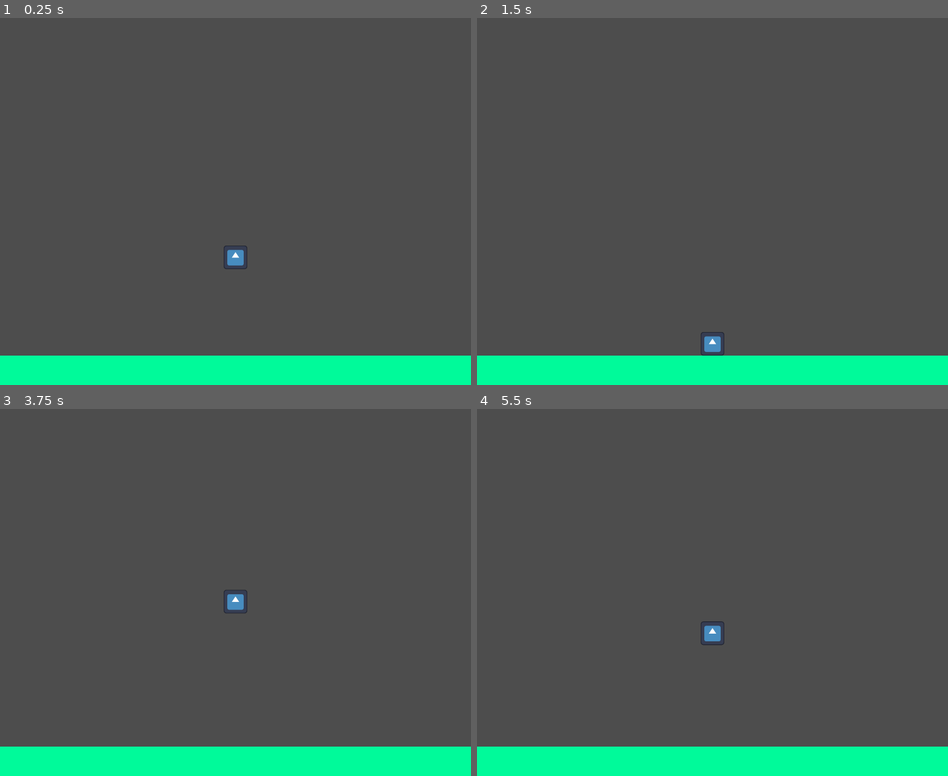
Above: before the commit, frames 1-4 (two rows, left to right).
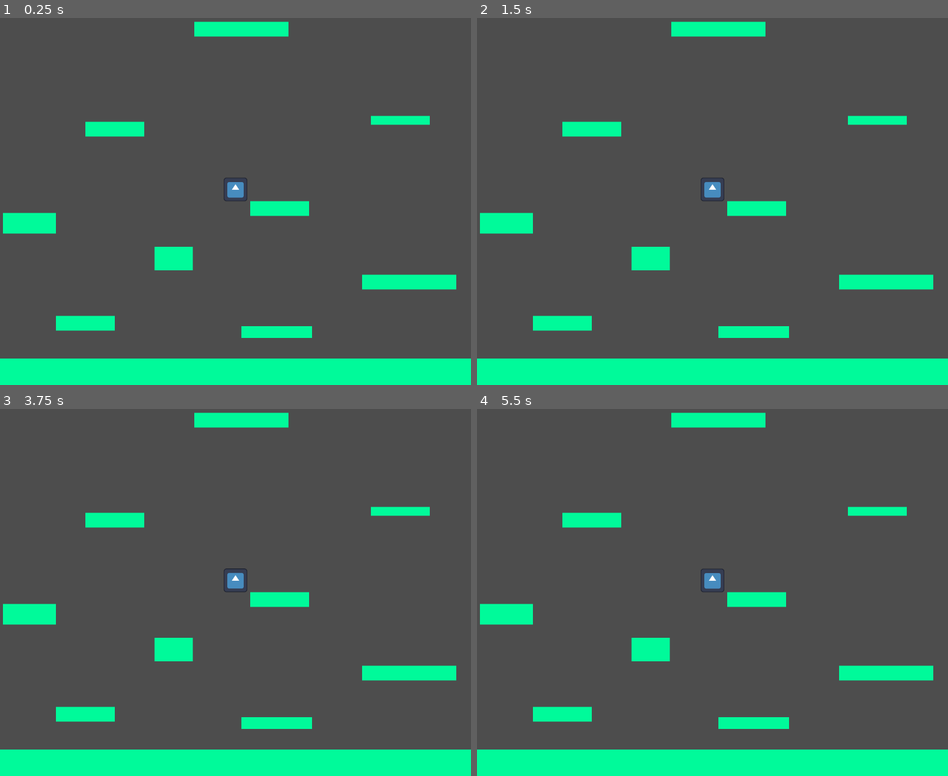
Above: after the commit, the same moments.

Repository: ArthurVayner/GameJam2026
Game: Godot game, scene res://Scenes/node_2d.tscn
Two runs of this game, one before a commit and one after it. Both use one fixed random seed, a clock stepped at 60 frames per second and the inputs below. The engine's default icon, where the game draws it, is replaced by a stand-in: a white triangle on a blue panel in a dark square.
Inputs:
- Up to frame 1 (0.25 s): no input
- Up to frame 2 (1.5 s): tap Enter (ui_accept) at 0.5 s; hold D (go_right) from 0.53 s (still down); tap W (jump) at 0.77 s
- Up to frame 3 (3.75 s): tap W (jump) at 1.52, 3.02 s; tap Enter (ui_accept) at 2, 3.5 s; release D (go_right) at 2.03 s; hold A (go_left) 2.03-2.78 s; hold D (go_right) from 2.78 s (still down)
- Up to frame 4 (5.5 s): tap W (jump) at 3.77, 4.52 s; release D (go_right) at 4.28 s; hold A (go_left) 4.28-5.03 s; tap Enter (ui_accept) at 5 s; hold D (go_right) from 5.03 s (still down)

The runs differ from the first frame. In frame 1, 6.4% of the frame differs, in the area x 0-100%, y 0-93%; in frame 2, 6.4%; in frame 3, 6.4%; in frame 4, 6.4%.

Commit message:
add level scene

Diff:
--- /dev/null
+++ b/Scenes/Level.tscn
@@ -0,0 +1,55 @@
+[gd_scene format=3 uid="uid://rjfixp4fo8ft"]
+
+[ext_resource type="PackedScene" uid="uid://dtcf2dn0fgyae" path="res://Scenes/Platform.tscn" id="1_0ba56"]
+
+[node name="Level" type="Node2D" unique_id=462795862]
+
+[node name="Platform1" parent="." unique_id=1291661622 instance=ExtResource("1_0ba56")]
+position = Vector2(94, 126)
+width = 24.0
+height = 4.0
+
+[node name="Platform2" parent="." unique_id=1131836770 instance=ExtResource("1_0ba56")]
+position = Vector2(29, 123)
+width = 20.0
+height = 5.0
+
+[node name="Platform3" parent="." unique_id=1667550640 instance=ExtResource("1_0ba56")]
+position = Vector2(53, 140)
+width = 500.0
+height = 10.0
+
+[node name="Platform4" parent="." unique_id=2054953105 instance=ExtResource("1_0ba56")]
+position = Vector2(10, 89)
+width = 18.0
+height = 7.0
+
+[node name="Platform5" parent="." unique_id=1625163000 instance=ExtResource("1_0ba56")]
+position = Vector2(59, 101)
+width = 13.0
+height = 8.0
+
+[node name="Platform6" parent="." unique_id=1644594669 instance=ExtResource("1_0ba56")]
+position = Vector2(139, 109)
+width = 32.0
+height = 5.0
+
+[node name="Platform7" parent="." unique_id=689106217 instance=ExtResource("1_0ba56")]
+position = Vector2(95, 84)
+width = 20.0
+height = 5.0
+
+[node name="Platform8" parent="." unique_id=2890554 instance=ExtResource("1_0ba56")]
+position = Vector2(39, 57)
+width = 20.0
+height = 5.0
+
+[node name="Platform9" parent="." unique_id=473625262 instance=ExtResource("1_0ba56")]
+position = Vector2(136, 54)
+width = 20.0
+height = 3.0
+
+[node name="Platform10" parent="." unique_id=1631709851 instance=ExtResource("1_0ba56")]
+position = Vector2(82, 23)
+width = 32.0
+height = 5.0
--- /dev/null
+++ b/Scenes/Platform.gd
@@ -0,0 +1,37 @@
+@tool
+extends StaticBody2D
+
+@export var width: float =100.0:
+	set(value):
+		width=value
+		setSize()
+
+@export var height: float = 20.0:
+	set(value):
+		height=value
+		setSize()
+
+@onready var polygon_2d: Polygon2D = $Polygon2D
+@onready var collision_shape_2d: CollisionShape2D = $CollisionShape2D
+
+
+# Called when the node enters the scene tree for the first time.
+func _ready() -> void:
+	setSize()
+
+
+func setSize()-> void:
+	if not polygon_2d or not collision_shape_2d:
+		return
+	polygon_2d.polygon = PackedVector2Array(
+		[
+		Vector2(-width / 2,-height/2),
+		Vector2(width / 2,-height/2),
+			Vector2(width / 2, height/2),
+			Vector2(-width / 2, height/2)]
+		)
+
+	if collision_shape_2d.shape:
+		collision_shape_2d.shape = collision_shape_2d.shape.duplicate()
+
+	collision_shape_2d.shape.size = Vector2(width, height)
--- /dev/null
+++ b/Scenes/Platform.tscn
@@ -0,0 +1,17 @@
+[gd_scene format=3 uid="uid://dtcf2dn0fgyae"]
+
+[ext_resource type="Script" uid="uid://cfcugiim5isip" path="res://Scenes/Platform.gd" id="1_pquxj"]
+
+[sub_resource type="RectangleShape2D" id="RectangleShape2D_tk1el"]
+size = Vector2(56, 10)
+
+[node name="Platform" type="StaticBody2D" unique_id=1291661622]
+script = ExtResource("1_pquxj")
+
+[node name="Polygon2D" type="Polygon2D" parent="." unique_id=1346095306]
+color = Color(0, 0.98039216, 0.6039216, 1)
+polygon = PackedVector2Array(-80, -5, -80, 5, 81, 5, 81, -5)
+
+[node name="CollisionShape2D" type="CollisionShape2D" parent="." unique_id=1573073489]
+position = Vector2(-1, 0)
+shape = SubResource("RectangleShape2D_tk1el")
--- a/Scenes/node_2d.tscn
+++ b/Scenes/node_2d.tscn
@@ -2,12 +2,10 @@
 
 [ext_resource type="Texture2D" uid="uid://bsjl2fjvntfiu" path="res://icon.svg" id="1_j2wod"]
 [ext_resource type="Script" uid="uid://o7jkida1e3y1" path="res://Scenes/player.gd" id="1_v1qfn"]
+[ext_resource type="PackedScene" uid="uid://rjfixp4fo8ft" path="res://Scenes/Level.tscn" id="4_6whob"]
 
 [sub_resource type="RectangleShape2D" id="RectangleShape2D_epeh6"]
 size = Vector2(8, 8)
-
-[sub_resource type="RectangleShape2D" id="RectangleShape2D_tk1el"]
-size = Vector2(160, 10)
 
 [node name="Node2D" type="Node2D" unique_id=376487417]
 
@@ -23,12 +21,5 @@
 [node name="CollisionShape2D" type="CollisionShape2D" parent="Player" unique_id=1214846212]
 shape = SubResource("RectangleShape2D_epeh6")
 
-[node name="Platform" type="StaticBody2D" parent="." unique_id=1038093249]
-position = Vector2(0, 67)
-
-[node name="Polygon2D" type="Polygon2D" parent="Platform" unique_id=124411737]
-color = Color(0, 0.98039216, 0.6039216, 1)
-polygon = PackedVector2Array(-80, -5, -80, 5, 81, 5, 81, -5)
-
-[node name="CollisionShape2D" type="CollisionShape2D" parent="Platform" unique_id=884300538]
-shape = SubResource("RectangleShape2D_tk1el")
+[node name="Level" parent="." unique_id=462795862 instance=ExtResource("4_6whob")]
+position = Vector2(-80, -72)
Not shown, added: Scenes/Platform.gd.uid
